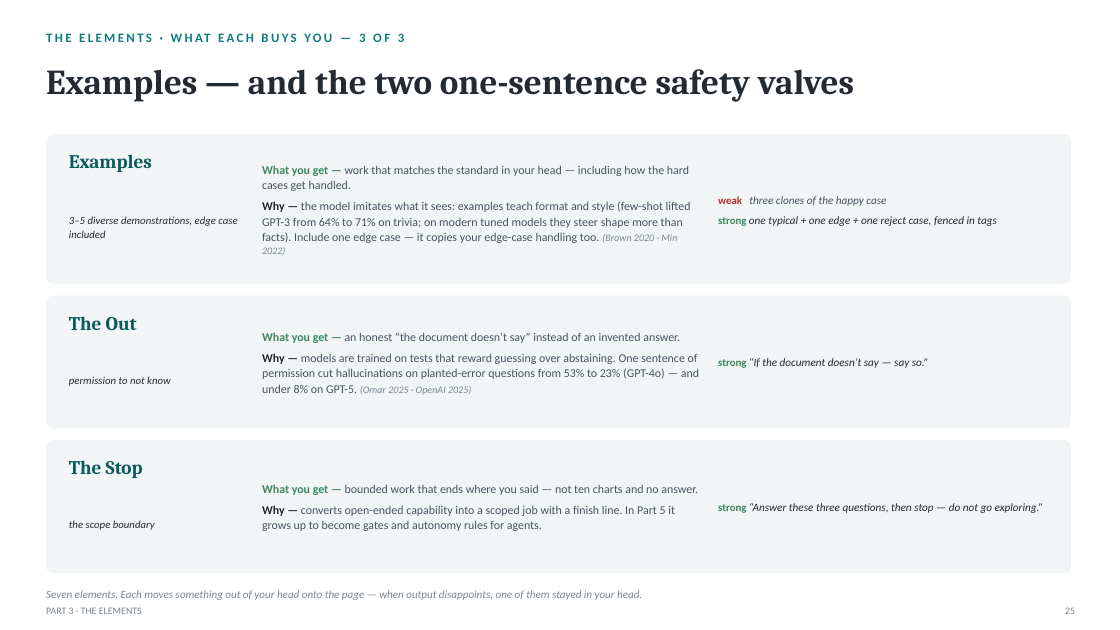
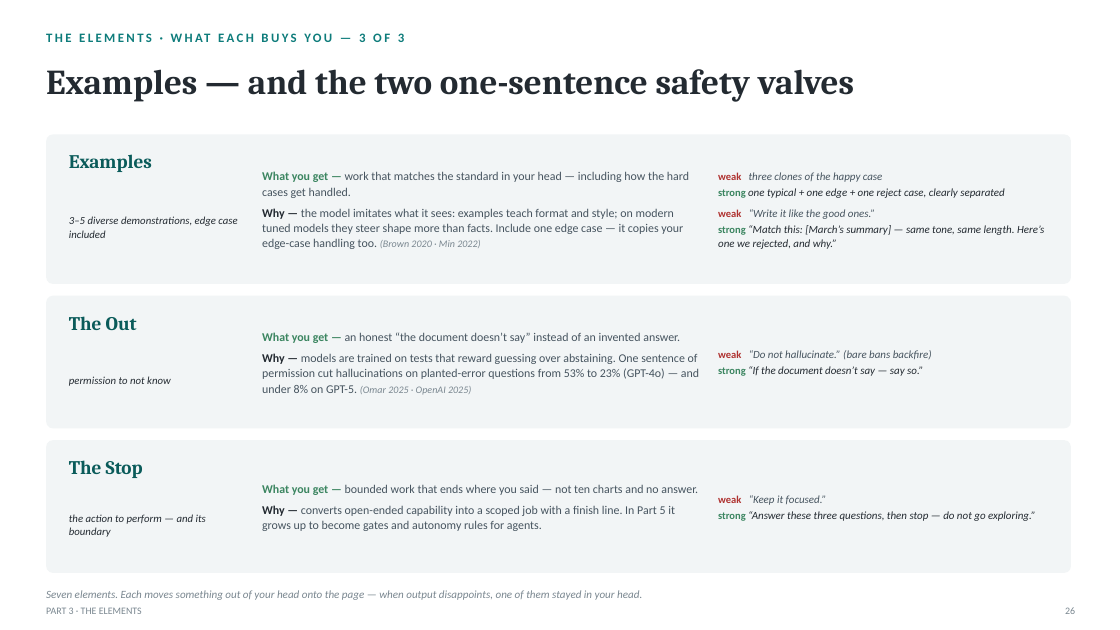
Before and after one commit to naviero1/Claude-Works, a slide deck: slide 26 of ai-training-prompt-engineering/deliverables/From_Prompts_to_Agents_Training.pptx (slide 25 before the commit). Drawn at 1120x630 pixels with LibreOffice and Linux fonts; fonts in the diff are those of the drawing. Boxes give left, top, right and bottom in pixels: in the first picture for what was removed or moved away, otherwise in the second. Text is boxed around its words. In the diff, an @@ line names an element or a change of style, - is before the commit and + after.

```diff
--- a/ai-training-prompt-engineering/deliverables/From_Prompts_to_Agents_Training.pptx
+++ b/ai-training-prompt-engineering/deliverables/From_Prompts_to_Agents_Training.pptx
@@ text at (718, 172, 883, 182): size 9.3 to 9 pt in "weak"; size 9.6 to 9.4 pt in "three clones of the happy case"; line spacing 1.07 to 1.03 @@
@@ text at (262, 208, 683, 249): text changed @@
-Why — the model imitates what it sees: examples teach format and style (few-shot lifted GPT-3 from 64% to 71% on trivia; on modern tuned models they steer shape more than facts). Include one edge case — it copies your edge-case handling too. (Brown 2020 · Min 2022)
+Why — the model imitates what it sees: examples teach format and style; on modern tuned models they steer shape more than facts. Include one edge case — it copies your edge-case handling too. (Brown 2020 · Min 2022)
@@ text at (718, 188, 1044, 249): text changed; size 9.6 to 9.4 pt @@
-strong one typical + one edge + one reject case, fenced in tags
+strong one typical + one edge + one reject case, clearly separated
+weak “Write it like the good ones.”
+strong “Match this: [March’s summary] — same tone, same length. Here’s one we rejected, and why.”
@@ text at (718, 350, 932, 359): paragraph added @@
+weak “Do not hallucinate.” (bare bans backfire)
@@ text at (718, 366, 923, 376): size 9.3 to 9 pt in "strong"; size 9.6 to 9.4 pt in "“If the document doesn’t say — say ..."; line spacing 1.07 to 1.03 @@
@@ text at (718, 495, 827, 505): paragraph added @@
+weak “Keep it focused.”
@@ text at (69, 514, 206, 537): text changed @@
-the scope boundary
+the action to perform — and its boundary
@@ text at (718, 511, 1036, 521): size 9.3 to 9 pt in "strong"; size 9.6 to 9.4 pt in "“Answer these three questions, then stop — ..."; line spacing 1.07 to 1.03 @@
```
Also in this commit, not shown: 59 other slides changed, 6 slides added, 4 slides removed, 17 other files.
